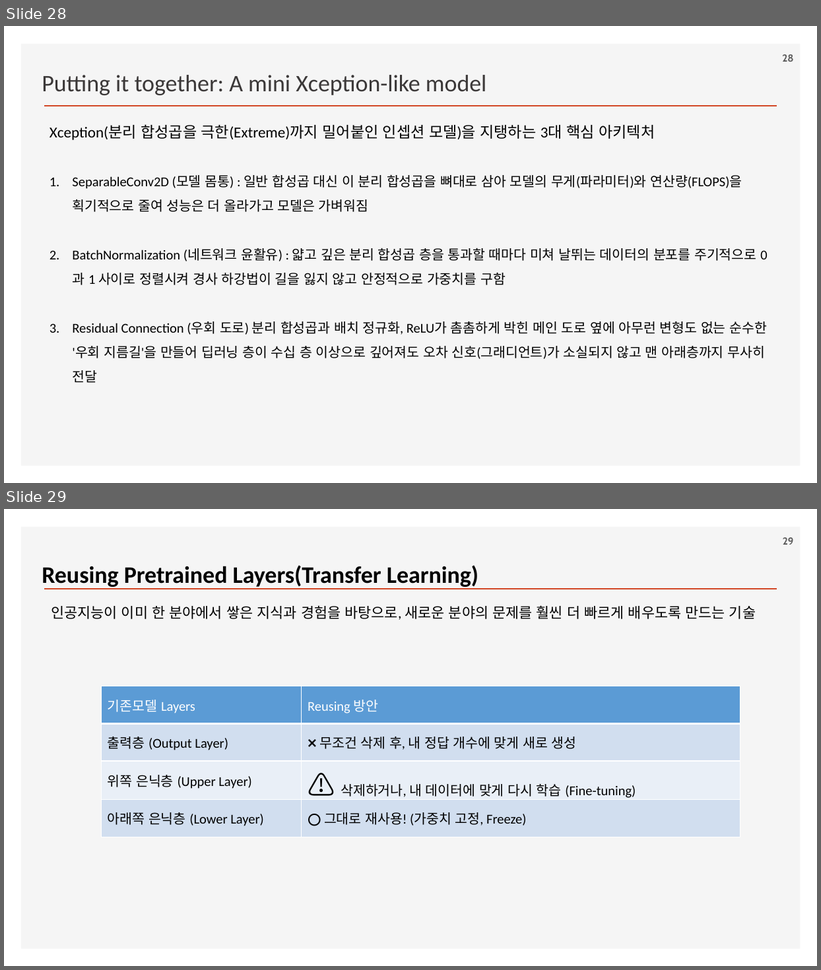
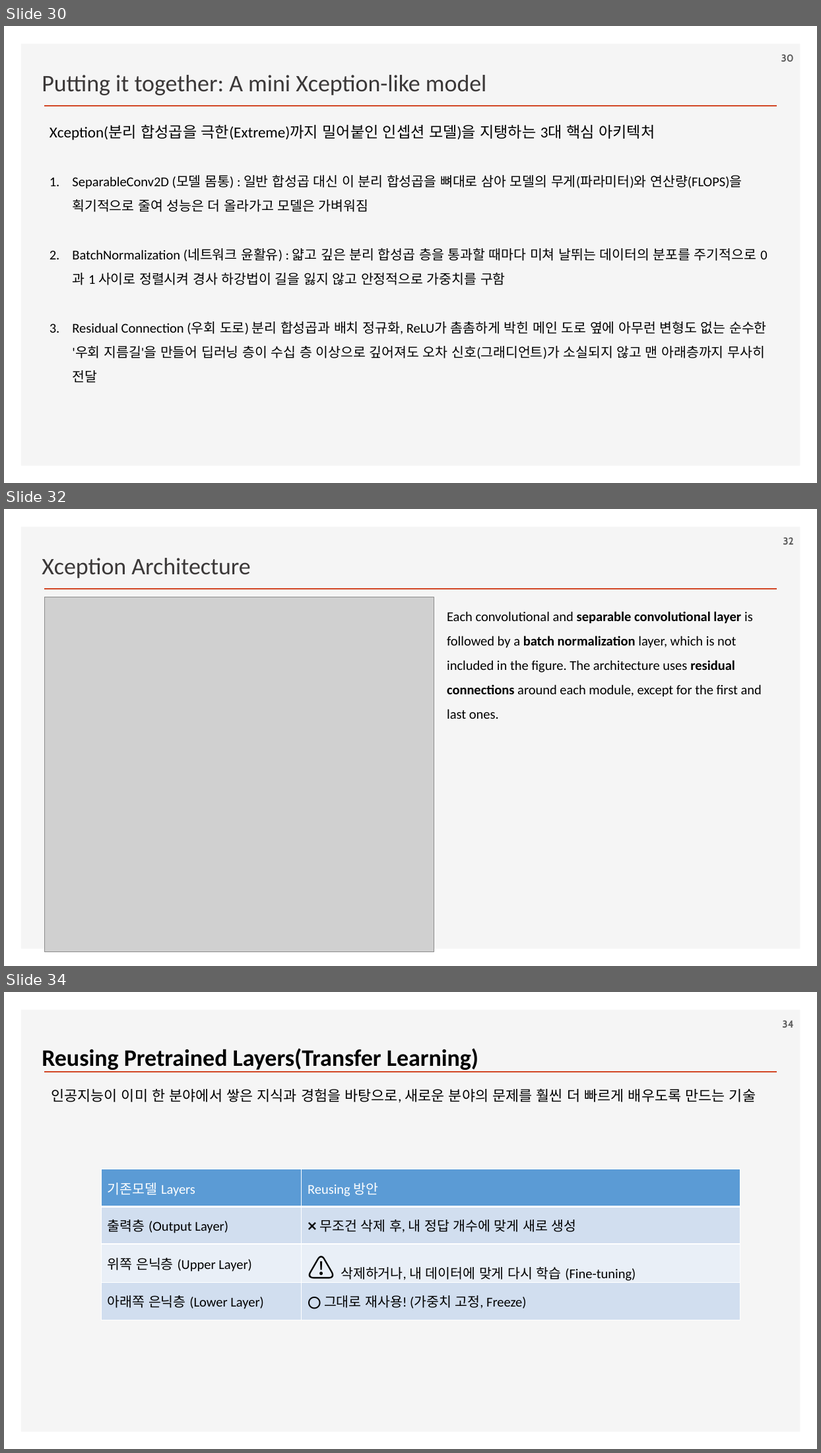
Before and after one commit to ancestor9/2026_Fall_Deep-Learning-with-Python, a slide deck: Chapter 09 ConvNet architecture patterns.pptx. Shown one above the other, each under a label of ours: slides 28 and 29 before the commit, slides 30, 32 and 34 after it; the slides between them are not shown. The pictures are 821x970 and 821x1453 pixels, drawn with LibreOffice and Linux fonts; fonts in the diff are those of the drawing; grey boxes stand for pictures; background and template pictures are left out. Boxes give left, top, right and bottom in pixels: in the first picture for what was removed or moved away, otherwise in the second. Text is boxed around its words. In the diff, an @@ line names an element or a change of style, - is before the commit and + after.

```diff
--- a/Chapter 09 ConvNet architecture patterns.pptx
+++ b/Chapter 09 ConvNet architecture patterns.pptx
@@ slide 32 added at (x1=4, y1=509, x2=817, y2=966), background #FFFFFF; not listed: 2 template elements that a slide beside it also shows @@
@@ page number added at (x1=783, y1=537, x2=793, y2=545), 12 pt, text #595959, bold @@
+32
@@ text added at (x1=42, y1=558, x2=250, y2=578), 28 pt, text #3B3838 @@
+Xception Architecture
@@ picture added at (x1=45, y1=597, x2=434, y2=952) @@
@@ text added at (x1=447, y1=611, x2=762, y2=719), 16 pt, text #000000 @@
+Each convolutional and separable convolutional layer is followed by a batch normalization layer, which is not included in the figure. The architecture uses residual connections around each module, except for the first and last ones.
@@ what was slide 28 is now slide 30 @@
@@ page number at (x1=781, y1=54, x2=794, y2=62): text changed @@
-28
+30
@@ what was slide 29 is now slide 34 @@
@@ page number at (x1=782, y1=1020, x2=793, y2=1028): text changed @@
-29
+34
```
Also in this commit, not shown: 6 slides changed, 7 other slides added, 1 other file.
